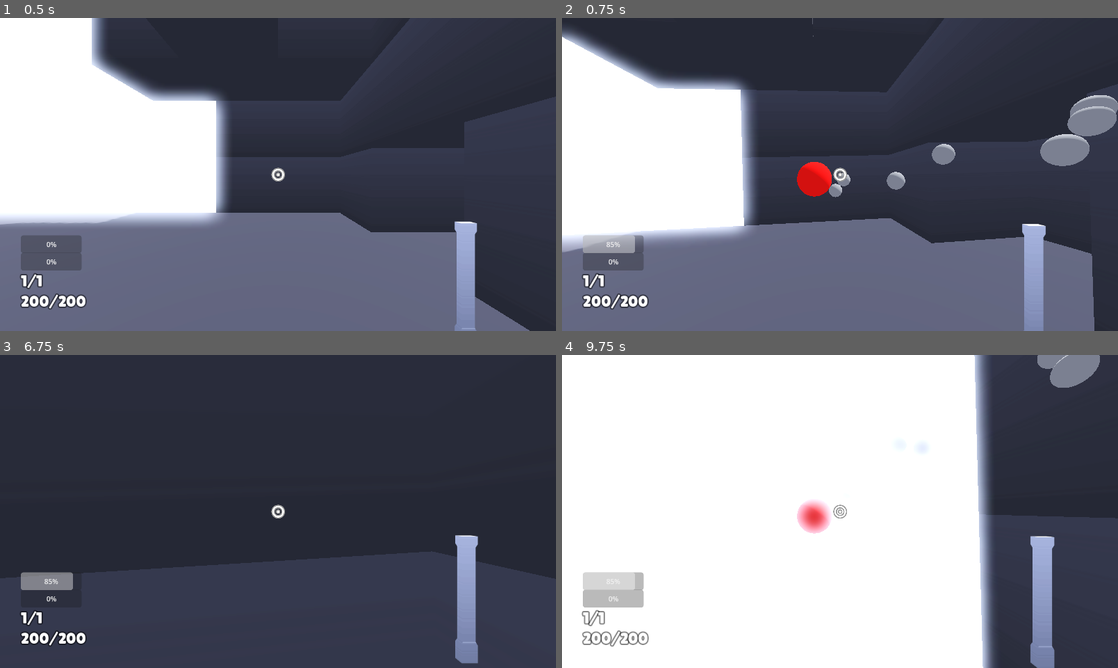
Above: before the commit, frames 1-4 (two rows, left to right).
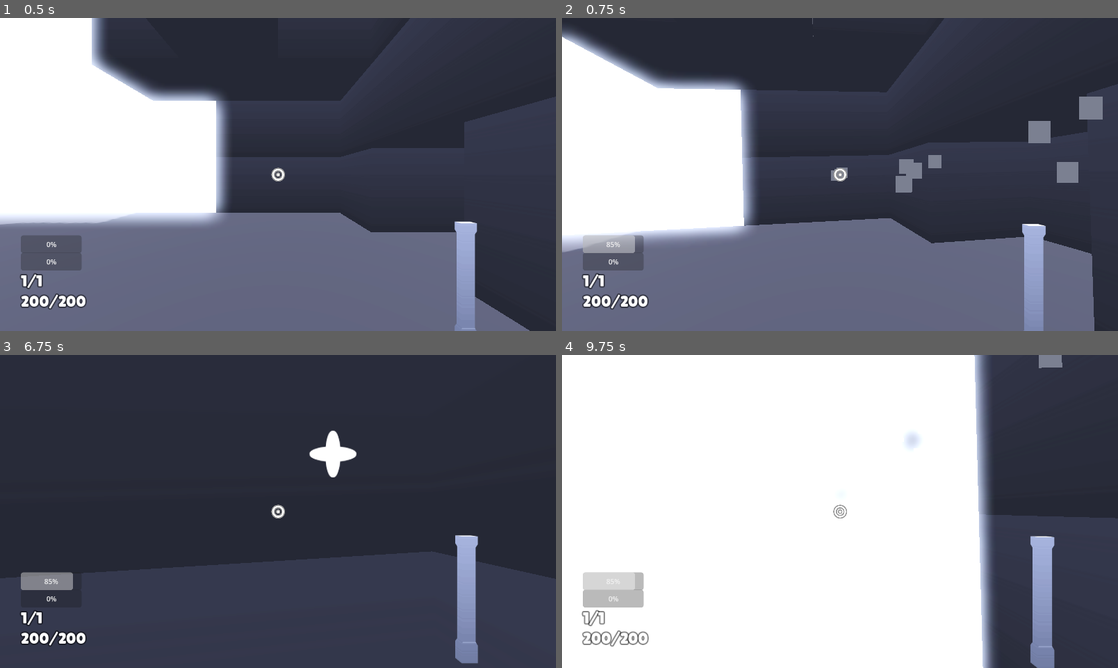
Above: after the commit, the same moments.

Repository: MarlonGamez/fps
Game: Godot game, scene res://scenes/main.tscn
Same seed, same stepped clock (60 frames per second), same inputs: the game is played once before the commit and once after it.
Inputs (mouse positions are in pixels of both pictures, inside the frame that each line leads up to):
- Up to frame 1 (0.5 s): no input
- Up to frame 2 (0.75 s): move the mouse to (867, 174) at 0.52 s; hold W (move_forward) from 0.53 s (still down); click (867, 174) at 0.6 s
- Up to frame 3 (6.75 s): tap Space (jump) at 0.77, 1.52, 3.02, 3.77, 4.52, 6.02 s; move the mouse to (250, 511) at 1.27 s; tap E (weapon_toggle) every 1.5 s from 1.35 to 5.85 s; move the mouse to (289, 505) at 2.02 s; click (289, 505) at 2.1 s; move the mouse to (272, 517) at 2.77 s; move the mouse to (316, 514) at 3.52 s; click (316, 514) at 3.6 s; move the mouse to (233, 508) at 4.27 s; move the mouse to (283, 511) at 5.02 s; click (283, 511) at 5.1 s; move the mouse to (255, 505) at 5.77 s; release W (move_forward) at 5.78 s; hold D (move_right) 5.78-6.53 s; move the mouse to (305, 511) at 6.52 s; hold W (move_forward) from 6.53 s (still down); click (305, 511) at 6.6 s
- Up to frame 4 (9.75 s): tap Space (jump) at 6.77, 7.52, 9.02 s; move the mouse to (812, 511) at 7.27 s; tap E (weapon_toggle) at 7.35, 8.85 s; move the mouse to (851, 505) at 8.02 s; click (851, 505) at 8.1 s; move the mouse to (834, 517) at 8.77 s; release W (move_forward) at 8.78 s; hold A (move_left) 8.78-9.53 s; move the mouse to (878, 514) at 9.52 s; hold W (move_forward) from 9.53 s (still down); click (878, 514) at 9.6 s

Frame 1 is identical in both runs. In frame 2, 3.2% of the frame differs, in the area x 42-100%, y 24-58%; in frame 3, 0.6%; in frame 4, 1.3%.

Commit message:
misc: move towards signals in code

Diff:
--- a/components/hitbox_component.gd
+++ b/components/hitbox_component.gd
@@ -6,6 +6,10 @@
 signal hit
 
 var spawner_groups: Array[StringName]
+
+func _ready():
+	area_entered.connect(_on_area_entered)
+	body_entered.connect(_on_body_entered)
 
 func _on_area_entered(area: Area3D):
 	if is_in_groups(area):
--- a/components/hitbox_component.tscn
+++ b/components/hitbox_component.tscn
@@ -4,6 +4,3 @@
 
 [node name="Hitbox" type="Area3D"]
 script = ExtResource("1_aa6ol")
-
-[connection signal="area_entered" from="." to="." method="_on_area_entered"]
-[connection signal="body_entered" from="." to="." method="_on_body_entered"]
--- a/objects/hitbox.gd
+++ b/objects/hitbox.gd
@@ -3,30 +3,25 @@
 
 var time_spawned: float
 var lifetime: float
-var damage: float
+var damage: int
 var spawner_groups: Array[StringName]
 var velocity: Vector3
 
 @onready var hitbox: HitboxComponent = $HitboxComponent
 @onready var particles: GPUParticles3D = $Particles
 
+func _ready():
+	hitbox.hit.connect(_on_hit)
+	hitbox.damage = damage
+
 func _physics_process(delta):
 	position += transform.basis * velocity * delta
 
-func _on_body_entered(body: Node3D):
-	for group in spawner_groups:
-		if body.is_in_group(group):
-			return
-
-	if body.has_method("damage"):
-		body.damage(damage)
-
+func _on_hit():
 	# Creating an impact animation
 	var impact = preload("res://objects/impact.tscn")
 	var impact_instance = impact.instantiate()
-
 	impact_instance.play("shot")
+	impact_instance.position = global_position
 
 	get_tree().root.add_child(impact_instance)
-
-	impact_instance.position = global_position
--- a/objects/hitbox.tscn
+++ b/objects/hitbox.tscn
@@ -13,25 +13,34 @@
 [sub_resource type="SphereShape3D" id="SphereShape3D_s7vf0"]
 radius = 0.25
 
+[sub_resource type="Curve" id="Curve_h11xq"]
+_data = [Vector2(0, 0.96057), 0.0, 0.0, 0, 0, Vector2(0.219731, 0.83881), 0.0, 0.0, 0, 0, Vector2(0.505691, 0), 0.0, 0.0, 0, 0]
+point_count = 3
+
+[sub_resource type="CurveTexture" id="CurveTexture_yw6ss"]
+curve = SubResource("Curve_h11xq")
+
 [sub_resource type="ParticleProcessMaterial" id="ParticleProcessMaterial_qvfoq"]
 emission_shape = 1
 emission_sphere_radius = 0.2
-direction = Vector3(1, 1, 1)
+direction = Vector3(2.08165e-12, 1, 2.08165e-12)
 spread = 180.0
-gravity = Vector3(2.08165e-12, -2, 2.08165e-12)
-initial_velocity_min = 0.5
-initial_velocity_max = 1.0
+gravity = Vector3(2.08165e-12, -1, 2.08165e-12)
+initial_velocity_min = 0.3
+initial_velocity_max = 0.5
+scale_min = 0.7
+scale_curve = SubResource("CurveTexture_yw6ss")
 color = Color(1, 0, 1, 1)
 
-[sub_resource type="SphereMesh" id="SphereMesh_1p6g7"]
-radius = 0.05
-height = 0.1
+[sub_resource type="QuadMesh" id="QuadMesh_35beq"]
+size = Vector2(0.1, 0.1)
 
 [node name="hitbox" type="Node3D"]
 script = ExtResource("1_amrnr")
 
 [node name="MeshInstance3D" type="MeshInstance3D" parent="."]
 transform = Transform3D(0.5, 0, 0, 0, 0.5, 0, 0, 0, 0.5, 0, 0, 0)
+visible = false
 mesh = SubResource("SphereMesh_r6x61")
 surface_material_override/0 = SubResource("StandardMaterial3D_68rqc")
 
@@ -43,7 +52,7 @@
 
 [node name="Particles" type="GPUParticles3D" parent="."]
 emitting = false
-amount = 32
+amount = 64
 lifetime = 0.5
 process_material = SubResource("ParticleProcessMaterial_qvfoq")
-draw_pass_1 = SubResource("SphereMesh_1p6g7")
+draw_pass_1 = SubResource("QuadMesh_35beq")
Not shown: 1 places in objects/hitbox.tscn that only renumber resources
